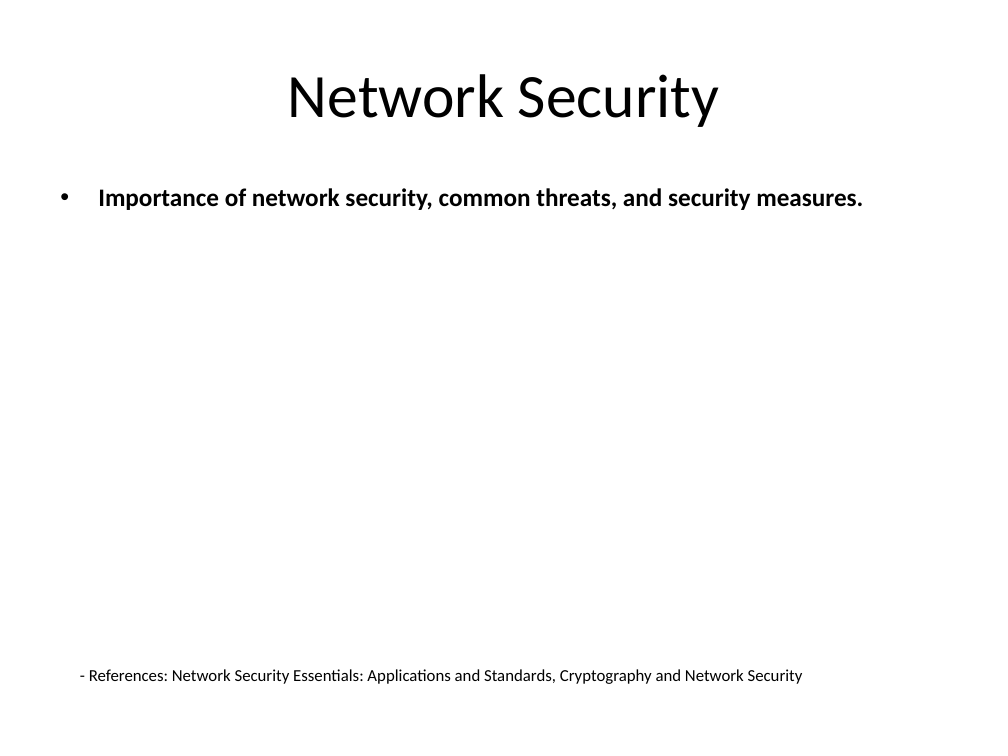
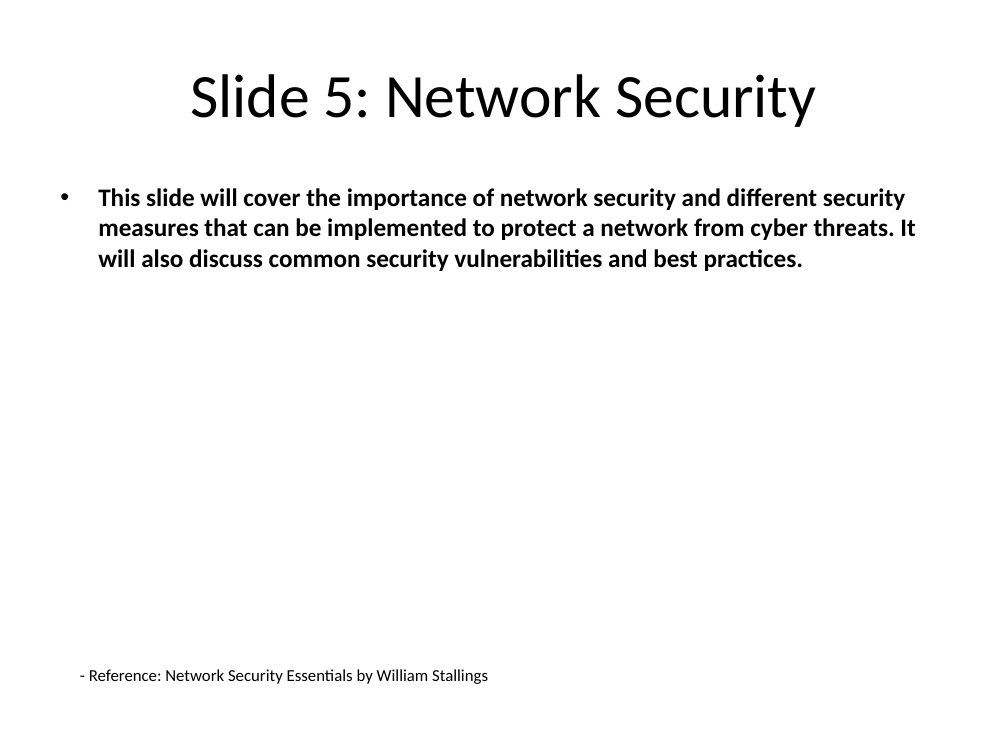
Before and after one commit to infrasvc-magang/test, a slide deck: slide 6 of backend/project/PPTX/Network_presentation.pptx. Drawn at 1008x756 pixels with LibreOffice and Linux fonts; fonts in the diff are those of the drawing. Boxes give left, top, right and bottom in pixels: in the first picture for what was removed or moved away, otherwise in the second. Text is boxed around its words. In the diff, an @@ line names an element or a change of style, - is before the commit and + after.

```diff
--- a/backend/project/PPTX/Network_presentation.pptx
+++ b/backend/project/PPTX/Network_presentation.pptx
@@ title at (190, 74, 816, 127): text changed @@
-Network Security
+Slide 5: Network Security
@@ text at (98, 188, 915, 271): text changed @@
-• Importance of network security, common threats, and security measures.
+• This slide will cover the importance of network security and different security measures that can be implemented to protect a network from cyber threats. It will also discuss common security vulnerabilities and best practices.
@@ text at (89, 669, 488, 684): text changed @@
-- References: Network Security Essentials: Applications and Standards, Cryptography and Network Security
+- Reference: Network Security Essentials by William Stallings
```
Also in this commit, not shown: 8 other slides changed, 1 slide added, 1 slide removed, 15 other files.
